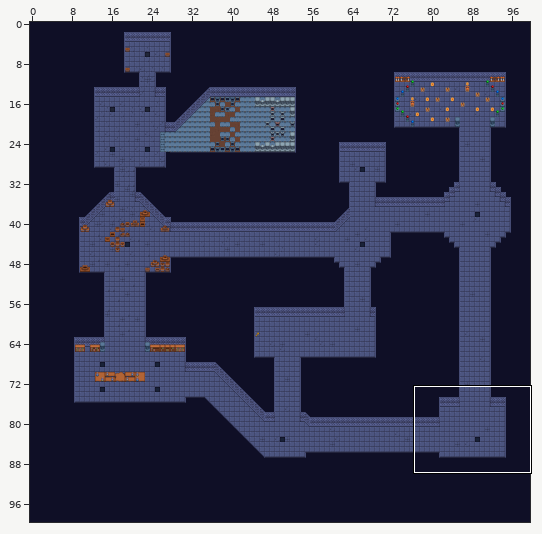
Tiled map, stored at 2DGame/resources/map.tmx. Above: a wide view before the commit, with the close-up outlined.
Close-up. Old version:
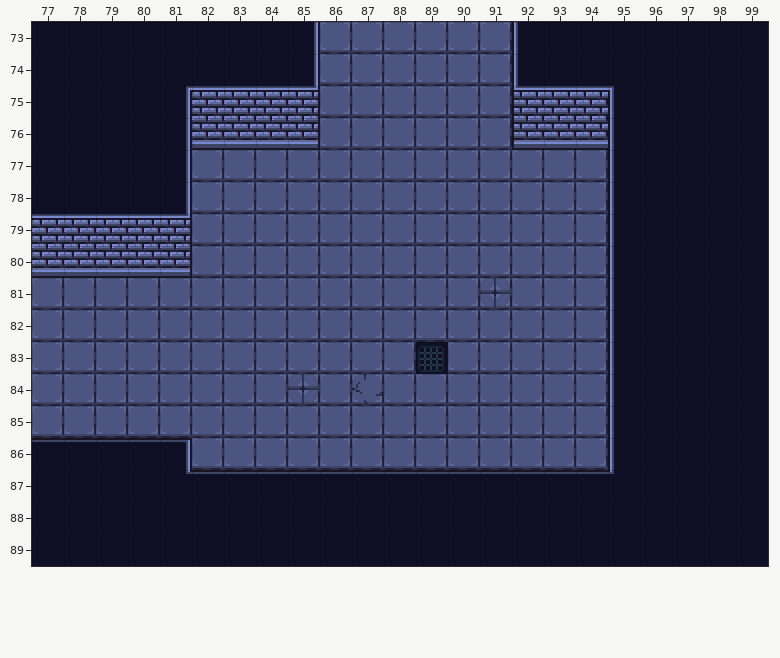
Cells are 32x32 px. Shown: x 77..99, y 73..89.
The result:
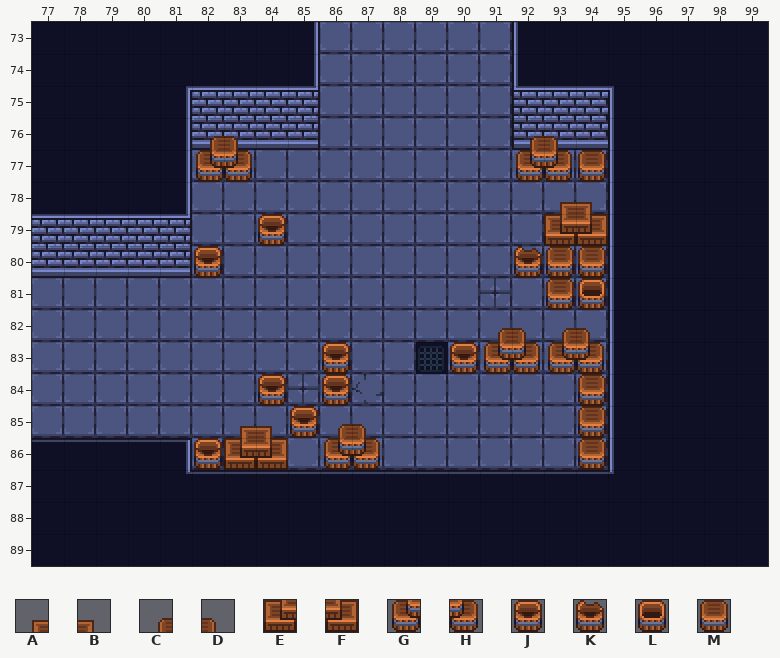
Key: from "Dungeon": A 640, B 641, C 644, D 645, E 672, F 673, G 676, H 677, J 710, K 711, L 742, M 743.
_ is an empty cell.
Message: Add creates to storage room
Change:
Layer "crates":
y 76: x 82..83 __ -> CD; x 92..93 __ -> CD
y 77: x 82..83 __ -> GH; x 92..94 ___ -> GHM
y 78: x 93..94 __ -> AB
y 79: x 84 _ -> J; x 93..94 __ -> EF
y 80: x 82 _ -> J; x 92..94 ___ -> KMM
y 81: x 93..94 __ -> ML
y 82: x 91..94 ____ -> CDCD
y 83: x 86 _ -> J; x 90..94 _____ -> JGHGH
y 84: x 84 _ -> J; x 86 _ -> J; x 94 _ -> M
y 85: x 83..87 _____ -> ABJCD; x 94 _ -> M
y 86: x 82..84 ___ -> JEF; x 86..87 __ -> GH; x 94 _ -> M
Where, in picture pixels (left, top, right, bottom), the same in both close-ups:
added: (196, 136, 252, 182)
added: (450, 136, 608, 470)
added: (258, 214, 286, 246)
added: (194, 246, 222, 278)
added: (194, 342, 380, 470)
